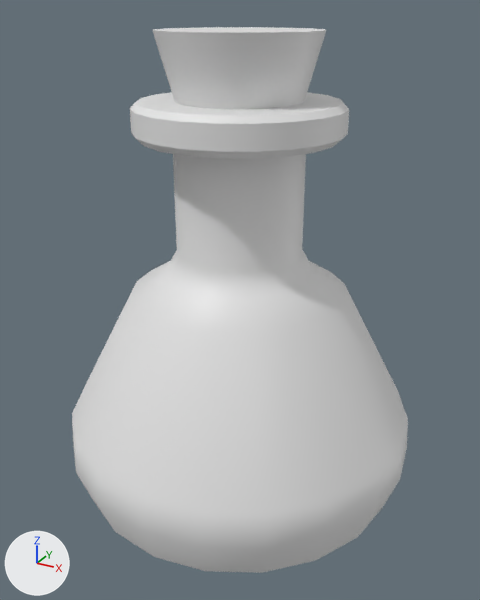
The OBJ model Game/Assets/Models/Interactable/Potion/potion.obj, before and after one commit.
One viewpoint serves both versions: a camera (50 mm lens) standing at (5.23, -9.49, 8.15) and looking at (0.09, -0.16, 3.49). The lights are fixed; the arrows at lower left show +X, +Y and +Z. The older version comes first. Where no turn or scale is listed for an object, it has been applied to the vertices.

Objects in the first picture: 'potion'.
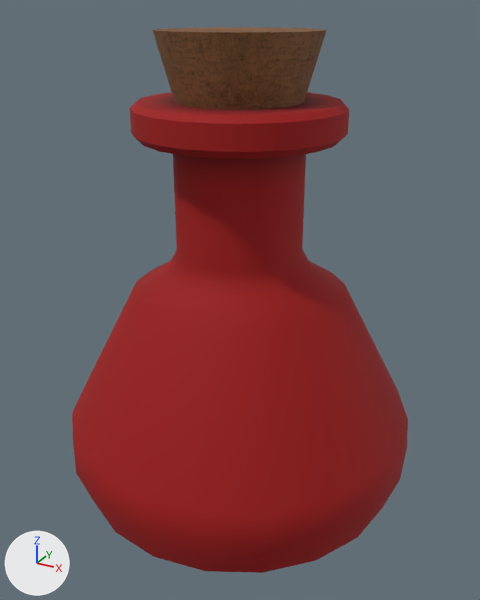
Pixel boxes [x1, y1, x2, y2] of what changed, in the pictures (480 x 600 px):
'potion', recoloured (white to red): [72, 27, 408, 573] in both

What the commit changed:
Picture 'potion_lp2_DefaultMaterial_BaseColor.png' (img_potion_lp2_defaultmaterial_basecolor_png) is new.
Picture 'potion_lp2_DefaultMaterial_Normal.png' (img_potion_lp2_defaultmaterial_normal_png) is new.
Material 'DefaultMaterial' (mat_defaultmaterial) is new.
Uses the picture img_potion_lp2_defaultmaterial_basecolor_png.
Uses the picture img_potion_lp2_defaultmaterial_normal_png.
me_potion has 282 vertices, 300 faces and spans x -3.17..3.17, y -3.17..3.17, z -0.05..7.85.
me_potion gains material mat_defaultmaterial.
